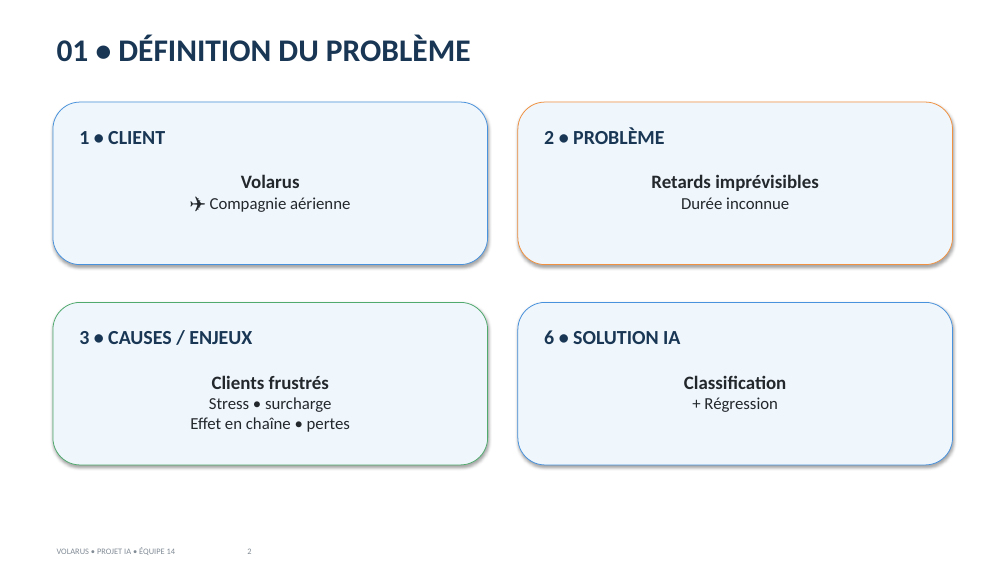
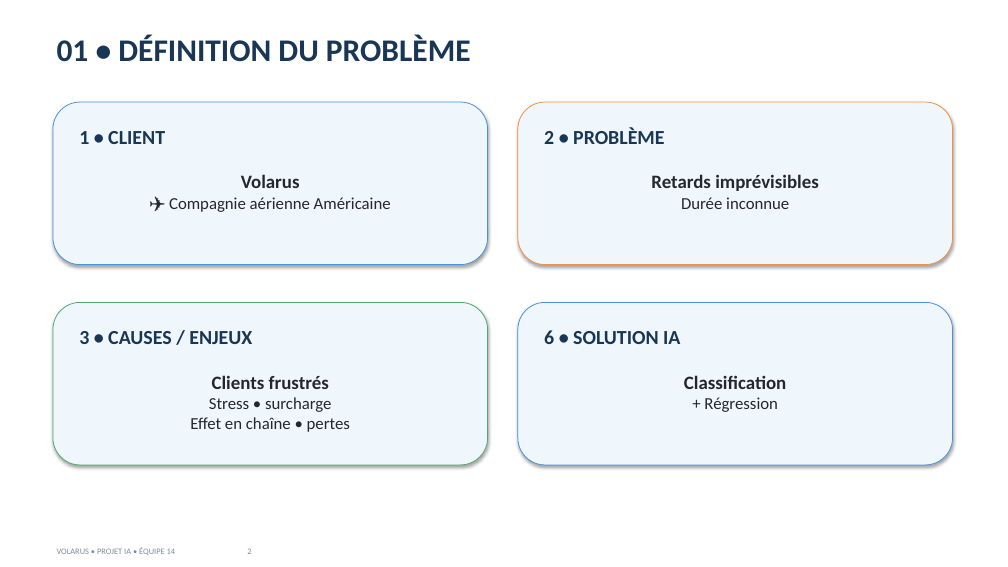
Before and after one commit to seguinx/Projet_Pr-diction_Avion-_retard, a slide deck: slide 2 of PROJET/Presentation_Volarus_Condensee_v3.pptx. Drawn at 1008x567 pixels with LibreOffice and Linux fonts; fonts in the diff are those of the drawing. Boxes give left, top, right and bottom in pixels: in the first picture for what was removed or moved away, otherwise in the second. Text is boxed around its words. In the diff, an @@ line names an element or a change of style, - is before the commit and + after.

```diff
--- a/PROJET/Presentation_Volarus_Condensee_v3.pptx
+++ b/PROJET/Presentation_Volarus_Condensee_v3.pptx
@@ text "Volarus": place and size @@
-text "Volarus" at (210,174,350,212)
+text "Volarus" at (169,174,391,212)
@@ text at (169,197,391,212): text changed @@
-✈ Compagnie aérienne
+✈ Compagnie aérienne Américaine
```
Also in this commit, not shown: 1 other slide changed.
